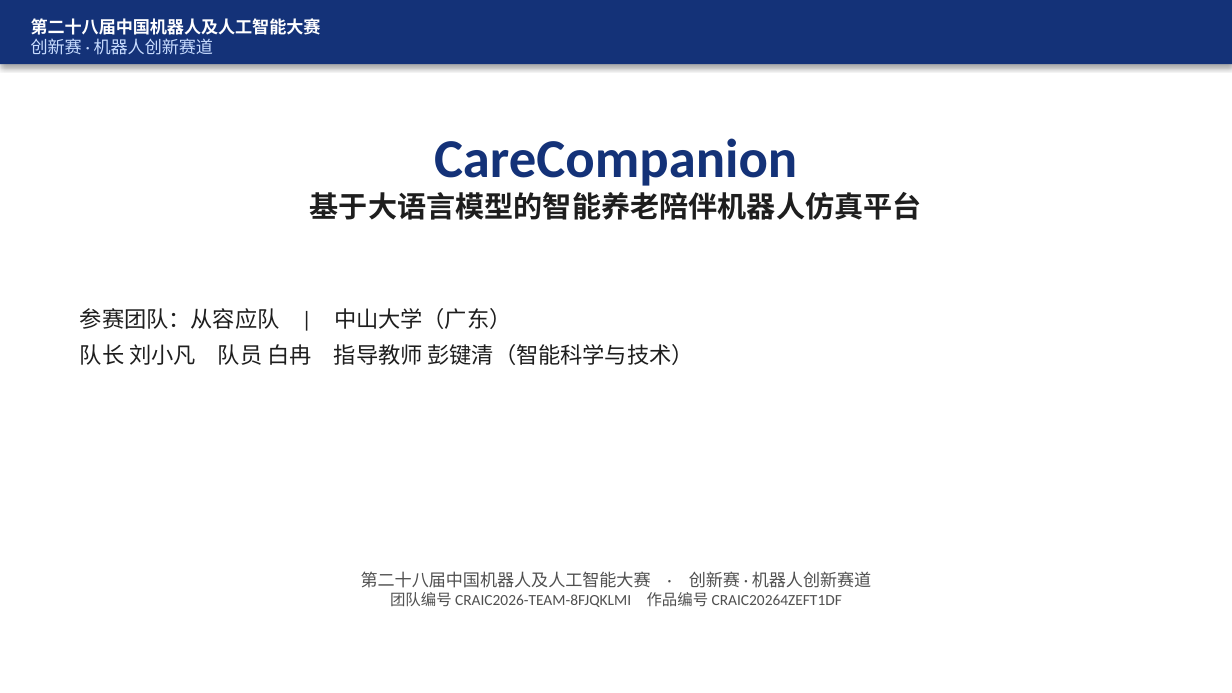
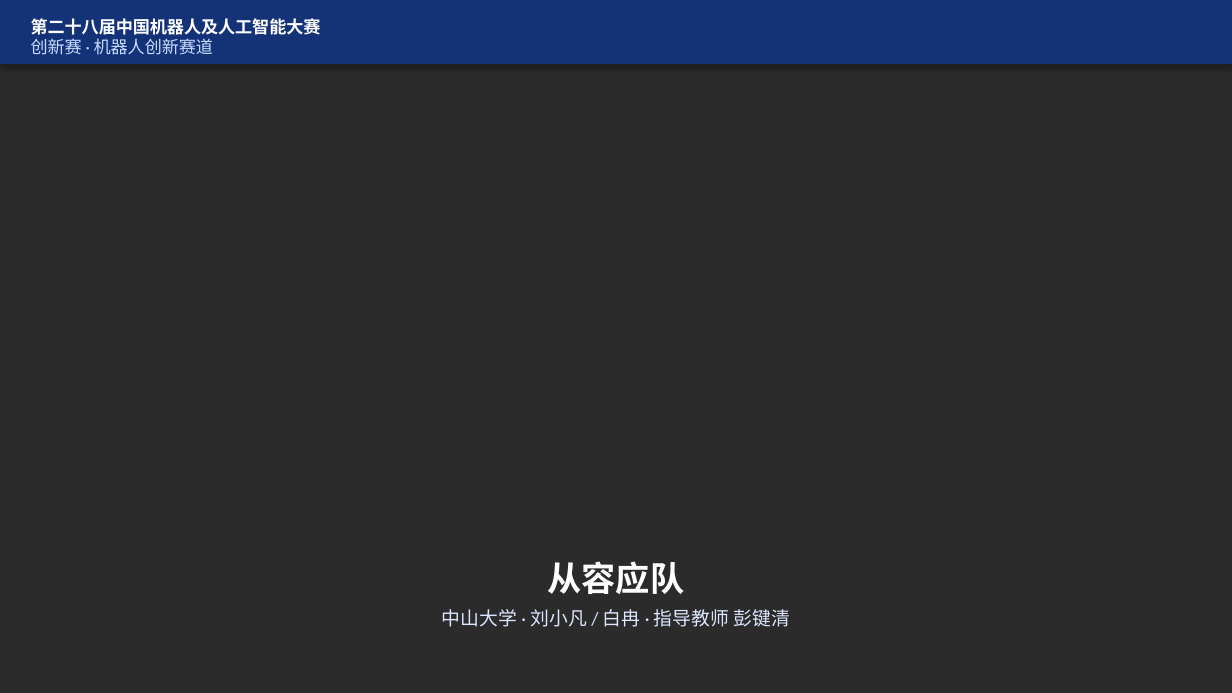
Before and after one commit to FBB123571/ElderCare-Humanoid-Platform, a slide deck: slide 1 of docs/答辩_CareCompanion.pptx. Drawn at 1232x693 pixels with LibreOffice and Linux fonts; fonts in the diff are those of the drawing; background and template pictures are left out; a plain dark background stands for a picture behind light text. Boxes give left, top, right and bottom in pixels: in the first picture for what was removed or moved away, otherwise in the second. Text is boxed around its words. In the diff, an @@ line names an element or a change of style, - is before the commit and + after.

```diff
--- a/docs/答辩_CareCompanion.pptx
+++ b/docs/答辩_CareCompanion.pptx
@@ background #FFFFFF to picture (left out) @@
@@ text removed at box(434, 138, 797, 186) @@
-CareCompanion
@@ text removed at box(310, 192, 922, 220) @@
-基于大语言模型的智能养老陪伴机器人仿真平台
@@ text added at box(547, 561, 684, 594), 20 pt, text #FFFFFF, bold @@
+从容应队
@@ text removed at box(361, 571, 871, 607) @@
-第二十八届中国机器人及人工智能大赛 · 创新赛 · 机器人创新赛道
-团队编号 CRAIC2026-TEAM-8FJQKLMI 作品编号 CRAIC20264ZEFT1DF
@@ text at box(442, 609, 791, 627): text changed; size 13 to 11 pt; text colour #1E1E1E to #DCE6FF @@
-参赛团队：从容应队 | 中山大学（广东）
-队长 刘小凡 队员 白冉 指导教师 彭键清（智能科学与技术）
+中山大学 · 刘小凡 / 白冉 · 指导教师 彭键清
```
Also in this commit, not shown: 20 other slides changed, 4 slides added, 2 slides removed, 16 other files.
